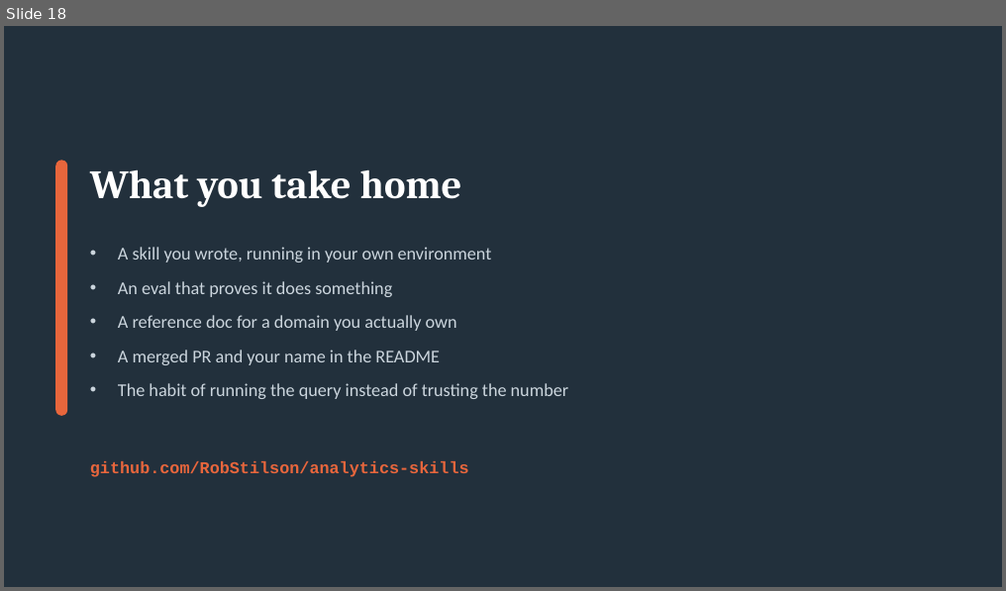
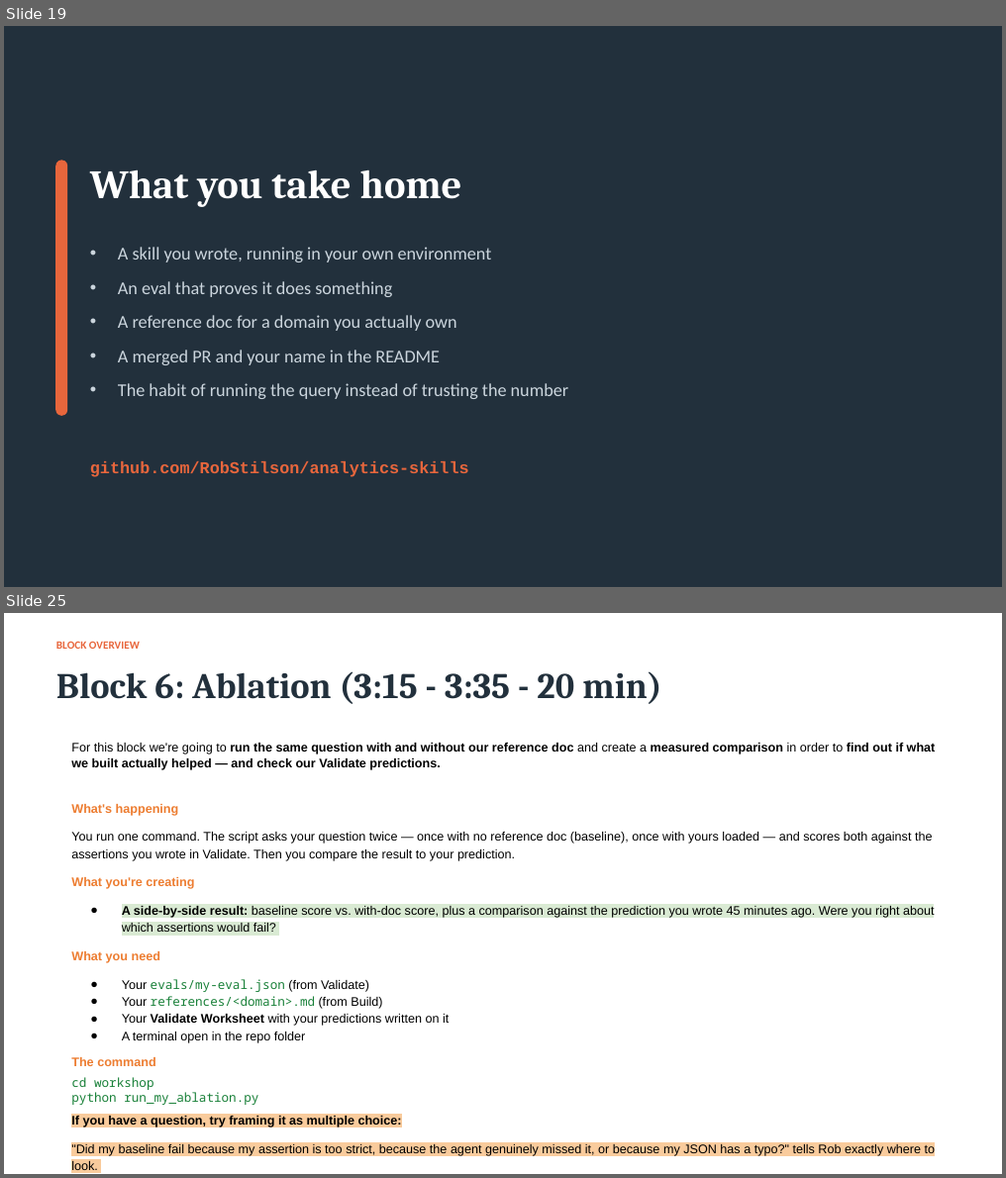
Before and after one commit to RobStilson/analytics-skills, a slide deck: workshop/vibe-analytics-workshop-mod.pptx. Shown one above the other, each under a label of ours: slide 18 before the commit, slides 19 and 25 after it; the slides between them are not shown. The pictures are 1006x591 and 1006x1178 pixels, drawn with LibreOffice and Linux fonts; fonts in the diff are those of the drawing. Boxes give left, top, right and bottom in pixels: in the first picture for what was removed or moved away, otherwise in the second. Text is boxed around its words. In the diff, an @@ line names an element or a change of style, - is before the commit and + after.

```diff
--- a/workshop/vibe-analytics-workshop-mod.pptx
+++ b/workshop/vibe-analytics-workshop-mod.pptx
@@ slide 25 added at (4, 613, 1002, 1174), background #FFFFFF @@
@@ text added at (56, 641, 140, 649), 8 pt, text #E8663C, bold @@
+BLOCK OVERVIEW
@@ text added at (56, 671, 661, 704), 26 pt, text #22303C, bold @@
+Block 6: Ablation (3:15 - 3:35 - 20 min)
@@ text added at (71, 743, 936, 1170), 9 pt, text #000000 @@
+For this block we're going to run the same question with and without our reference doc and create a measured comparison in order to find out if what we built actually helped — and check our Validate predictions.
+What's happening
+You run one command. The script asks your question twice — once with no reference doc (baseline), once with yours loaded — and scores both against the assertions you wrote in Validate. Then you compare the result to your prediction.
+What you're creating
+● A side-by-side result: baseline score vs. with-doc score, plus a comparison against the prediction you wrote 45 minutes ago. Were you right about which assertions would fail?
+What you need
+● Your evals/my-eval.json (from Validate)
+● Your references/<domain>.md (from Build)
+● Your Validate Worksheet with your predictions written on it
+● A terminal open in the repo folder
+The command
+cd workshop
+python run_my_ablation.py
+If you have a question, try framing it as multiple choice:
+"Did my baseline fail because my assertion is too strict, because the agent genuinely missed it, or because my JSON has a typo?" tells Rob exactly where to look.
@@ what was slide 18 is now slide 19 @@
```
Also in this commit, not shown: 1 slide changed, 8 other slides added.
